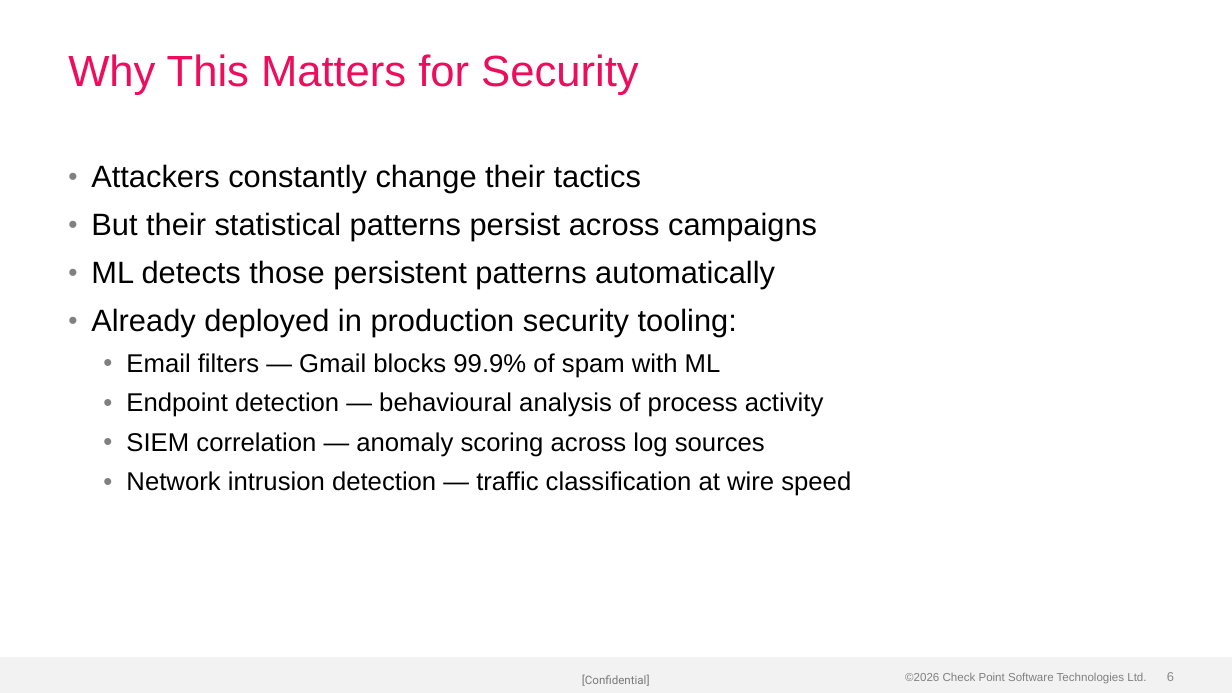
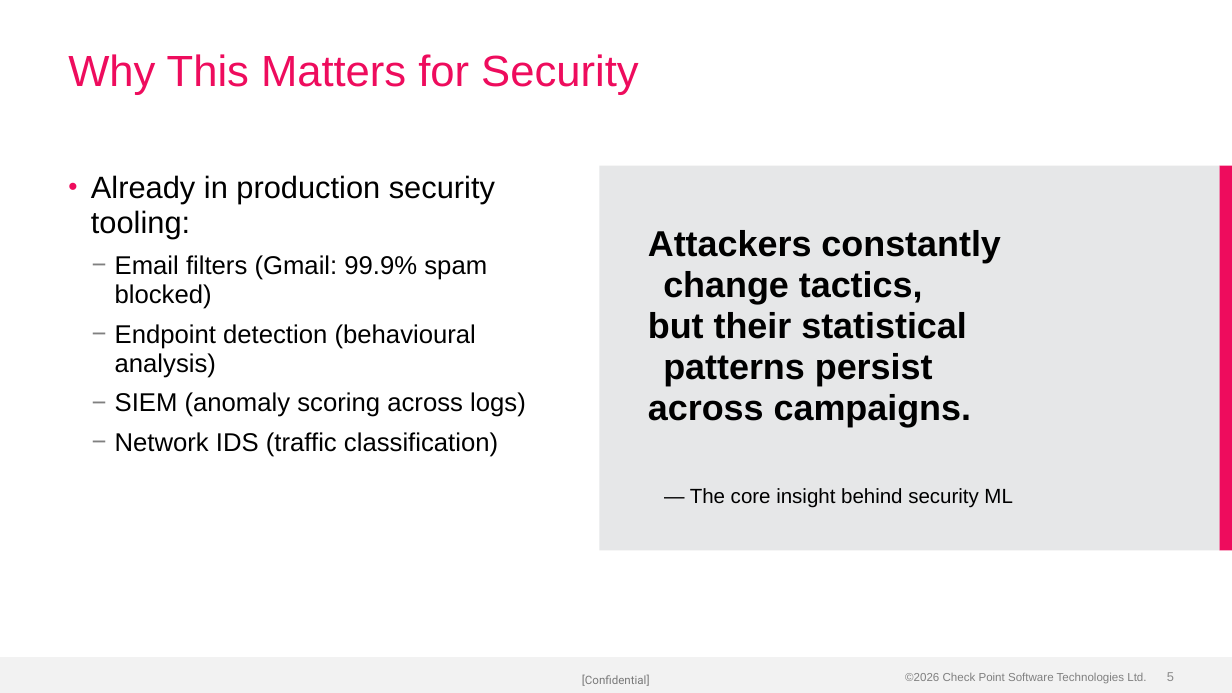
Before and after one commit to alshawwaf/ai-basic-training, a slide deck: slide 5 of stage1_classic_ml/01_what_is_ml/Lecture-1-What-is-ML.pptx (slide 6 before the commit). Drawn at 1232x693 pixels with LibreOffice and Linux fonts; fonts in the diff are those of the drawing; background and template pictures are left out. Boxes give left, top, right and bottom in pixels: in the first picture for what was removed or moved away, otherwise in the second. Text is boxed around its words. In the diff, an @@ line names an element or a change of style, - is before the commit and + after.

Commit message:
Rebuild Lecture-1 with charts, diagrams, and visual layouts
12 embedded images: training loop diagram, loss curve chart, class
imbalance comparison, ML workflow flowchart, train/test split visual,
digit grid, pixel number grid, average prototypes, three ML types cards,
features-vs-labels table, EDA checklist, Python tools cards. Uses 2-Column,
Bullets+Pull Quote, and Title Only layouts alongside standard bullets.

```diff
--- a/stage1_classic_ml/01_what_is_ml/Lecture-1-What-is-ML.pptx
+++ b/stage1_classic_ml/01_what_is_ml/Lecture-1-What-is-ML.pptx
@@ text at (91, 175, 526, 457): text changed @@
-• Attackers constantly change their tactics
-• But their statistical patterns persist across campaigns
-• ML detects those persistent patterns automatically
-• Already deployed in production security tooling:
-  • Email filters — Gmail blocks 99.9% of spam with ML
-  • Endpoint detection — behavioural analysis of process activity
-  • SIEM correlation — anomaly scoring across log sources
-  • Network intrusion detection — traffic classification at wire speed
+• Already in production security tooling:
+  − Email filters (Gmail: 99.9% spam blocked)
+  − Endpoint detection (behavioural analysis)
+  − SIEM (anomaly scoring across logs)
+  − Network IDS (traffic classification)
@@ rectangle added at (599, 165, 1219, 550), fill #E6E7E8 @@
@@ rectangle added at (1219, 165, 1232, 550), fill #EE0C5D @@
@@ text added at (648, 230, 1000, 427), 28 pt, text #000000, bold @@
+Attackers constantly change tactics,
+but their statistical patterns persist
+across campaigns.
@@ text added at (690, 488, 1013, 508), 16 pt, text #000000 @@
+— The core insight behind security ML
```
Also in this commit, not shown: 10 other slides changed, 10 slides added, 14 slides removed.
